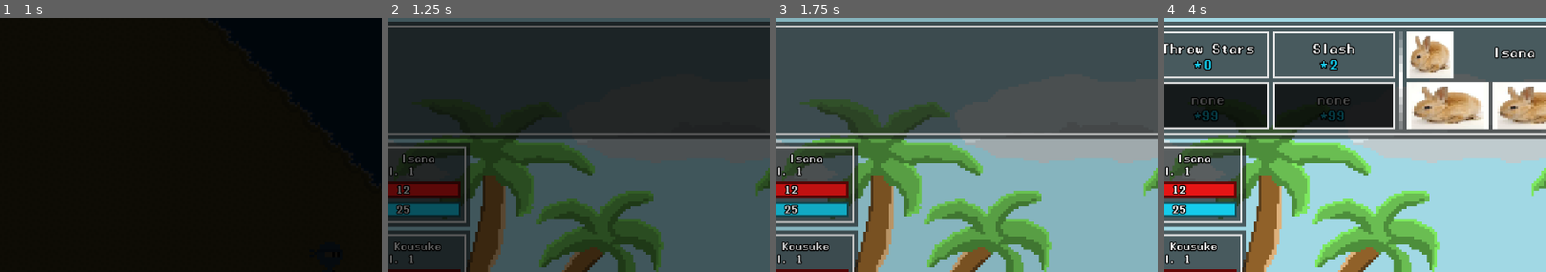
Above: before the commit, frames 1-4 (left to right).
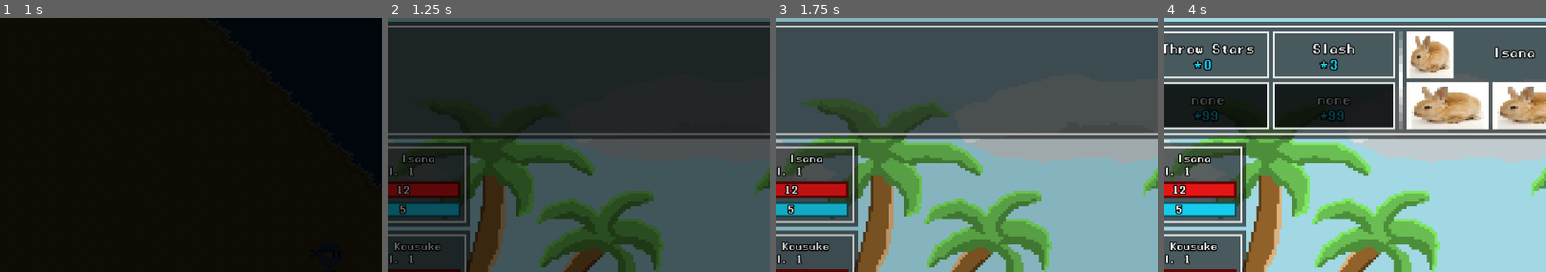
Above: after the commit, the same moments.

Repository: qwerty4u6/group-game
Game: Godot game, scene res://scenes/main.tscn
Two runs of this game, one before a commit and one after it. Both use one fixed random seed, a clock stepped at 60 frames per second and the inputs below.
Inputs (mouse positions are % of the whole screen's width and height, from its top left):
- Up to frame 1 (1 s): tap Enter (ui_accept) at 0.5, 0.77 s; move the mouse to (72, 45) at 0.52 s; hold D (move_right) from 0.53 s (still down); click (72, 45) at 0.67 s
- Up to frame 2 (1.25 s): keep holding D (move_right)
- Up to frame 3 (1.75 s): move the mouse to (30, 55) at 1.27 s; release D (move_right) at 1.28 s; hold S (move_down) from 1.28 s (still down); tap Enter (ui_accept) at 1.52 s
- Up to frame 4 (4 s): move the mouse to (60, 28) at 2.02 s; release S (move_down) at 2.03 s; hold D (move_right) 2.03-2.78 s; move the mouse to (45, 70) at 2.77 s; hold W (move_up) 2.78-3.53 s; click (45, 70) at 2.92 s; tap Enter (ui_accept) at 3.02, 3.77 s; move the mouse to (80, 65) at 3.52 s; hold A (move_left) from 3.53 s (still down)
The pictures show only the part of the screen within x 7-57%, y 0-50%; the shares and areas given below are measured in that part.

Frame 1 is identical in both runs. In frame 2, 0.1% of the frame differs, in the area x 2-6%, y 73-78%; in frame 3, 0.1%; in frame 4, 0.2%, in the area x 2-46%, y 17-78%.

Commit message:
sfxgrdfg

Diff:
--- a/resources/enemy characters/friendly chef.tres
+++ b/resources/enemy characters/friendly chef.tres
@@ -24,7 +24,7 @@
 "unlocked_at": 1
 }, {
 "applies": ["damage", 2, 1],
-"mana_cost": 1,
+"mana_cost": 2,
 "message": "%s threw flaming sushi at %s!",
 "name": "flaming sushi",
 "target": "team",
--- a/resources/player characters/isana.tres
+++ b/resources/player characters/isana.tres
@@ -13,8 +13,8 @@
 xp_until_next = 5.0
 max_hp = 12
 hp = 12
-max_mana = 25
-mana = 25
+max_mana = 5
+mana = 5
 damage = 3
 base_hp = 12
 base_mana = 25
@@ -31,7 +31,7 @@
 "unlocked_at": 1
 }, {
 "applies": ["damage", 2, 1],
-"mana_cost": 2,
+"mana_cost": 3,
 "message": "%s slashed his sword at %s!",
 "name": "Slash",
 "target": "enemy",
Not shown, changed: .gitignore
